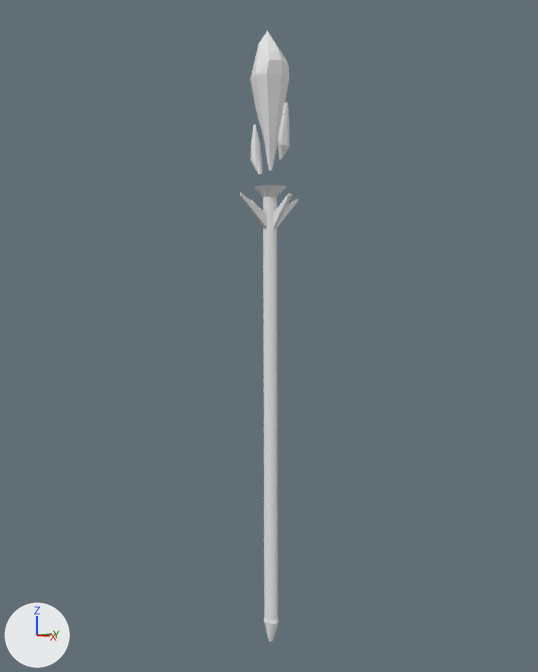
Two versions of the Blender file Base Models/Weapons/Wand Staff/WandStaff1.blend, one commit apart.
Both versions are drawn from a camera (50 mm lens) standing at (10.45, -9.15, 0.81) and looking at (-1.28, 1.08, -0.24). The lights are fixed; the arrows at lower left show +X, +Y and +Z.
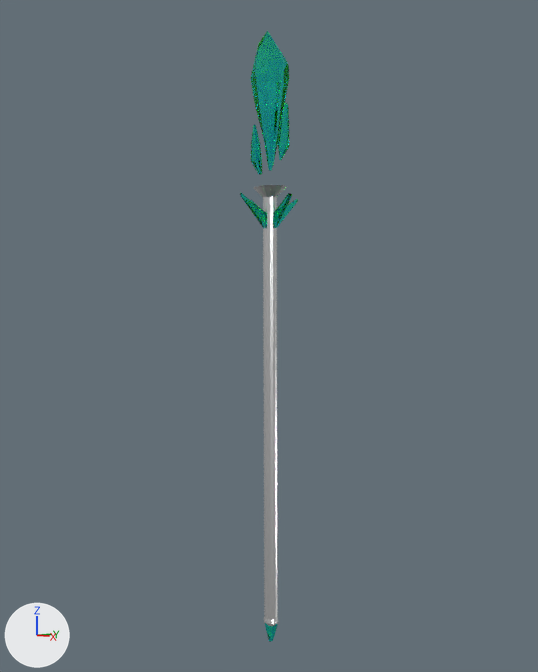
Commit message: WandStaff Crystal

What differs and where, as boxes [x1, y1, x2, y2] in the pictures (538 x 672 px):
'Cube', recoloured (grey to cyan)
    both: [250, 30, 289, 171]
'Cube.001', recoloured (grey to cyan)
    both: [277, 103, 289, 160]
'Cube.002', recoloured
    both: [250, 124, 262, 175]
part 1 of me_cylinder_002, added
    after: [251, 185, 298, 641]
part 2 of me_cylinder_002, recoloured
    both: [240, 193, 290, 642]
part 3 of me_cylinder_002, recoloured
    both: [254, 185, 283, 626]

Diff of the bpy script that builds the scene:
```diff
--- a/Base Models/Weapons/Wand Staff/WandStaff1.blend.py
+++ b/Base Models/Weapons/Wand Staff/WandStaff1.blend.py
@@ mat_wood @@
+mat_wood = bpy.data.materials.new('Wood')
+# nodes: BsdfAnisotropic, BsdfDiffuse, MixShader, OutputMaterial
@@ mat_crystal @@
+mat_crystal = bpy.data.materials.new('Crystal')
+# nodes: BsdfAnisotropic, BsdfGlass, MixShader, OutputMaterial
+# colours: cyan #6dedff, green #3be745
@@ me_cube_002 @@
 me_cube_002.from_pydata(...)  # 34 vertices, 32 faces; spans x -0.47..1.07, y -0.62..0.62, z -2.06..3.72
+me_cube_002.materials.append(mat_crystal)
@@ me_cube_001 @@
 me_cube_001.from_pydata(...)  # 50 vertices, 48 faces; spans x -0.91..-0.3, y -0.37..0.37, z -0.99..1.82
+me_cube_001.materials.append(mat_crystal)
@@ me_cube @@
 me_cube.from_pydata(...)  # 58 vertices, 56 faces; spans x -1.0..0.84, y -1.0..1.0, z -4.68..2.46
+me_cube.materials.append(mat_crystal)
@@ me_cylinder_002 @@
 # used by ob_cylinder_001; location = (-1.25, 1.08, 0.59); rotation_euler = (0.0, 3.137, 0.0), in degrees (0, 180, 0); scale = (0.156, 0.156, 0.156)
-me_cylinder_002.from_pydata(...)  # 137 vertices, 120 faces; spans x -4.0..3.9, y -5.0..0.0, z -14.3..47.2
+me_cylinder_002.from_pydata(...)  # 242 vertices, 240 faces; spans x -4.0..3.9, y -5.0..5.0, z -14.3..47.2
+# me_cylinder_002 part 1
+# 87 vertices are added at x -4.0..3.9, y 0.2..5.0, z -14.3..47.2
+# 9 new vertices lie (-0.4, 0.1, 0.0) away from vertices in x 0.4, y 0.8, z -13.0..43.8
+# 9 new vertices lie (-0.4, -0.1, 0.0) away from vertices in x 0.0, y 0.9, z -13.0..43.8
+# 90 new faces join them, mat_wood
+# 30 new faces join them, mat_crystal
+# me_cylinder_002 part 2: 30 faces spanning x -4.0..3.9, y -5.0..0.0, z -13.2..47.2 switch from mat_material_001 (white #e7e7e7) to mat_crystal
+# me_cylinder_002 part 3: 90 faces spanning x -2.6..2.5, y -2.1..0.0, z -14.3..44.7 switch from mat_material_001 (white #e7e7e7) to mat_wood
@@ ob_cylinder_001 @@
 ob_cylinder_001.scale = (0.156, 0.156, 0.156)
-_m = ob_cylinder_001.modifiers.new('Mirror', 'MIRROR')
-_m.use_axis = (False, True, False)
-_m.use_clip = True
```
